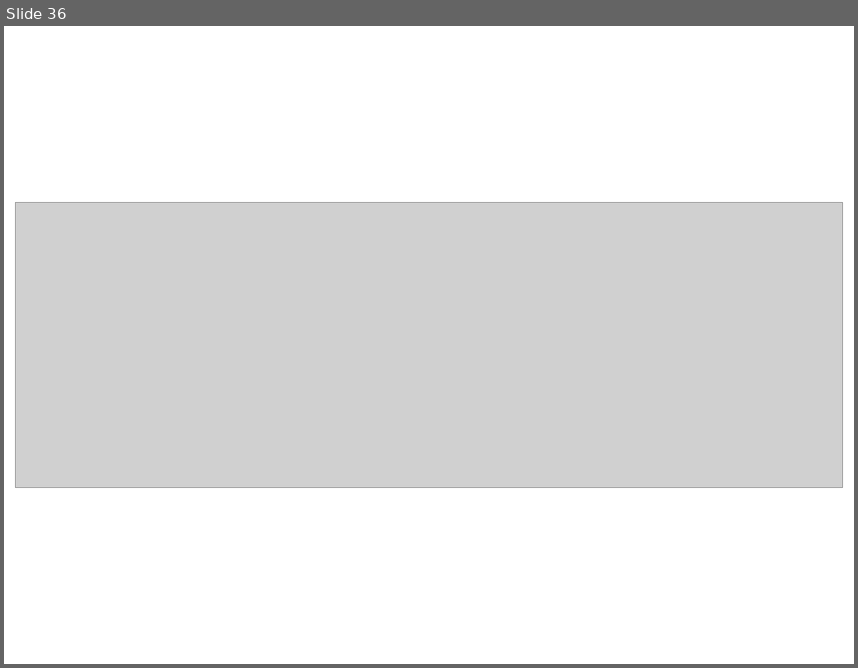
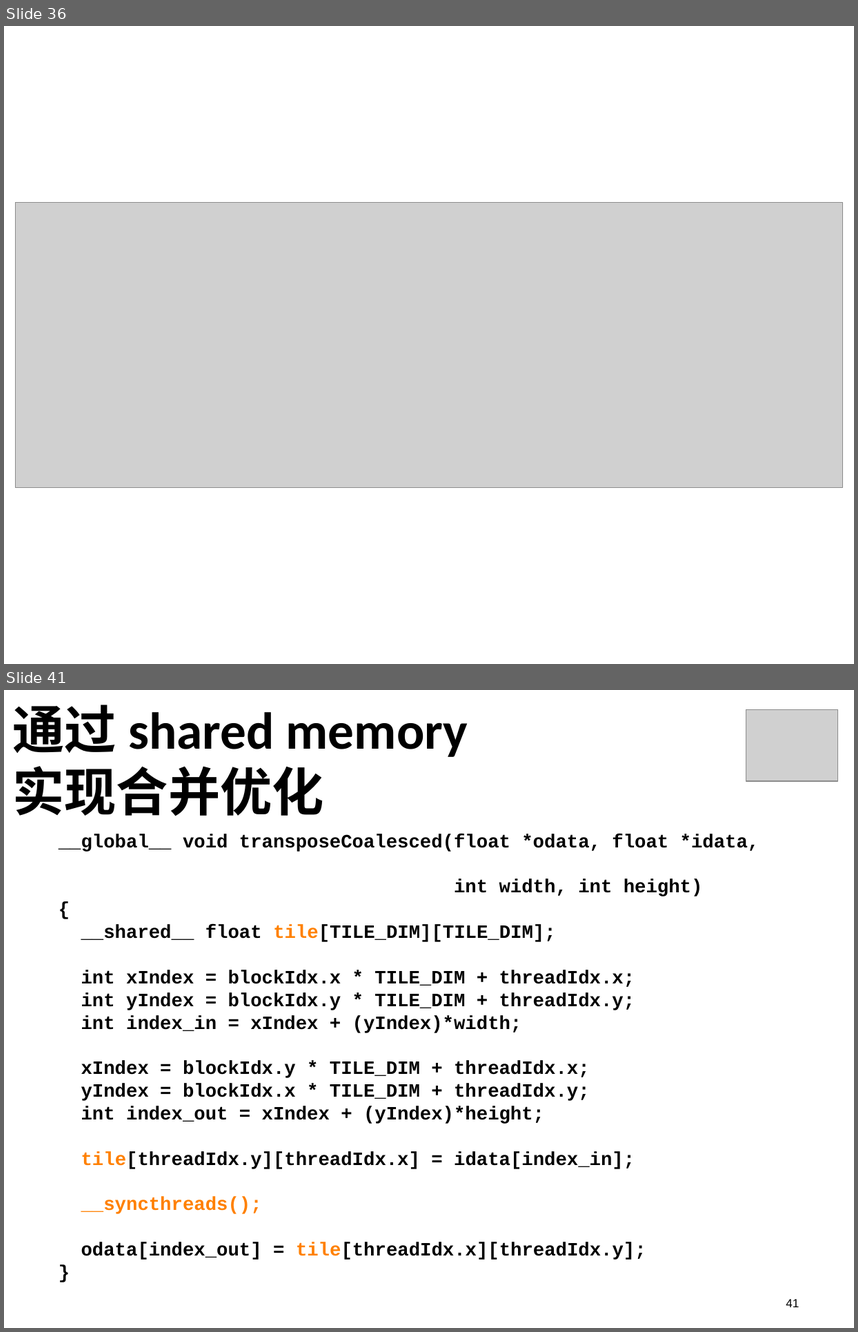
Before and after one commit to soulsheng/CUDA-Practice, a slide deck: doc/CUDA编程实训_day1_pm(20141219Liu).pptx. Shown one above the other, each under a label of ours: slide 36 before the commit, slides 36 and 41 after it; the slides between them are not shown. The pictures are 858x668 and 858x1332 pixels, drawn with LibreOffice and Linux fonts; fonts in the diff are those of the drawing; grey boxes stand for pictures. Boxes give left, top, right and bottom in pixels: in the first picture for what was removed or moved away, otherwise in the second. Text is boxed around its words. In the diff, an @@ line names an element or a change of style, - is before the commit and + after.

```diff
--- a/doc/CUDA编程实训_day1_pm(20141219Liu).pptx
+++ b/doc/CUDA编程实训_day1_pm(20141219Liu).pptx
@@ slide 41 added at bbox=[4, 690, 854, 1328], background #FFFFFF @@
@@ title added at bbox=[12, 704, 468, 816], 44 pt, text #000000, bold @@
+通过 shared memory
+实现合并优化
@@ picture added at bbox=[746, 709, 838, 781] @@
@@ text added at bbox=[59, 834, 760, 1259], 16 pt, text #000000, bold @@
+__global__ void transposeCoalesced(float *odata, float *idata,
+int width, int height)
+{
+__shared__ float tile[TILE_DIM][TILE_DIM];
+int xIndex = blockIdx.x * TILE_DIM + threadIdx.x;
+int yIndex = blockIdx.y * TILE_DIM + threadIdx.y;
+int index_in = xIndex + (yIndex)*width;
+xIndex = blockIdx.y * TILE_DIM + threadIdx.x;
+yIndex = blockIdx.x * TILE_DIM + threadIdx.y;
+int index_out = xIndex + (yIndex)*height;
+tile[threadIdx.y][threadIdx.x] = idata[index_in];
+__syncthreads();
+odata[index_out] = tile[threadIdx.x][threadIdx.y];
+}
@@ page number added at bbox=[786, 1299, 799, 1307], 10 pt, text #000000 @@
+41
```
Also in this commit, not shown: 2 slides changed, 5 other slides added.
